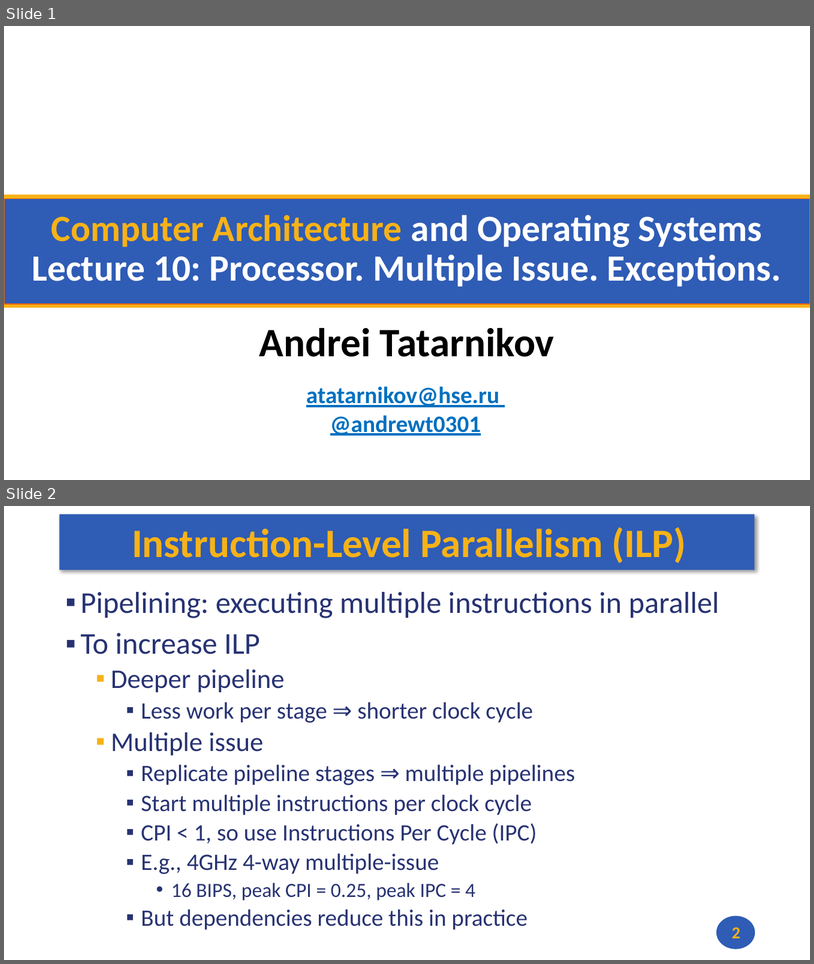
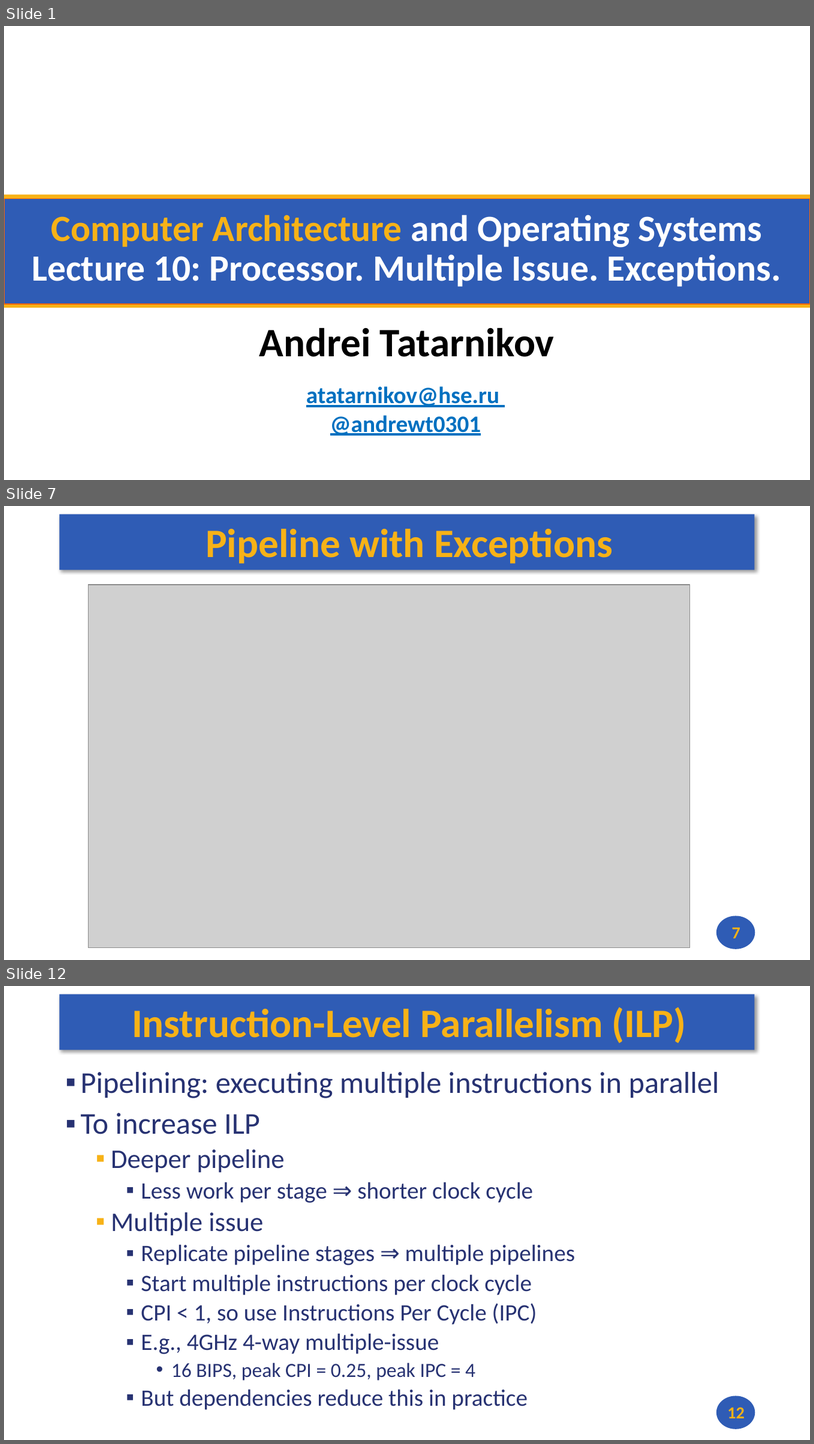
Before and after one commit to andrewt0301/hse-acos-course, a slide deck: docs/part1ca/10_Exceptions/CA_Lecture_10.pptx. Shown one above the other, each under a label of ours: slides 1 and 2 before the commit, slides 1, 7 and 12 after it; the slides between them are not shown. The pictures are 814x964 and 814x1444 pixels, drawn with LibreOffice and Linux fonts; fonts in the diff are those of the drawing; grey boxes stand for pictures; background and template pictures are left out. Boxes give left, top, right and bottom in pixels: in the first picture for what was removed or moved away, otherwise in the second. Text is boxed around its words. In the diff, an @@ line names an element or a change of style, - is before the commit and + after.

```diff
--- a/docs/part1ca/10_Exceptions/CA_Lecture_10.pptx
+++ b/docs/part1ca/10_Exceptions/CA_Lecture_10.pptx
@@ slide 7 added at (x1=4, y1=506, x2=810, y2=960), background #FFFFFF; not listed: 2 template elements that a slide beside it also shows @@
@@ title added at (x1=206, y1=528, x2=613, y2=564), 48 pt, text #F7B217, bold @@
+Pipeline with Exceptions
@@ picture added at (x1=88, y1=585, x2=690, y2=947) @@
@@ page number added at (x1=732, y1=927, x2=741, y2=938), 20 pt, text #F7B217, bold @@
+7
@@ what was slide 2 is now slide 12 @@
@@ page number at (x1=728, y1=1407, x2=744, y2=1418): text changed @@
-2
+12
```
Also in this commit, not shown: 9 other slides added, 2 other files.
